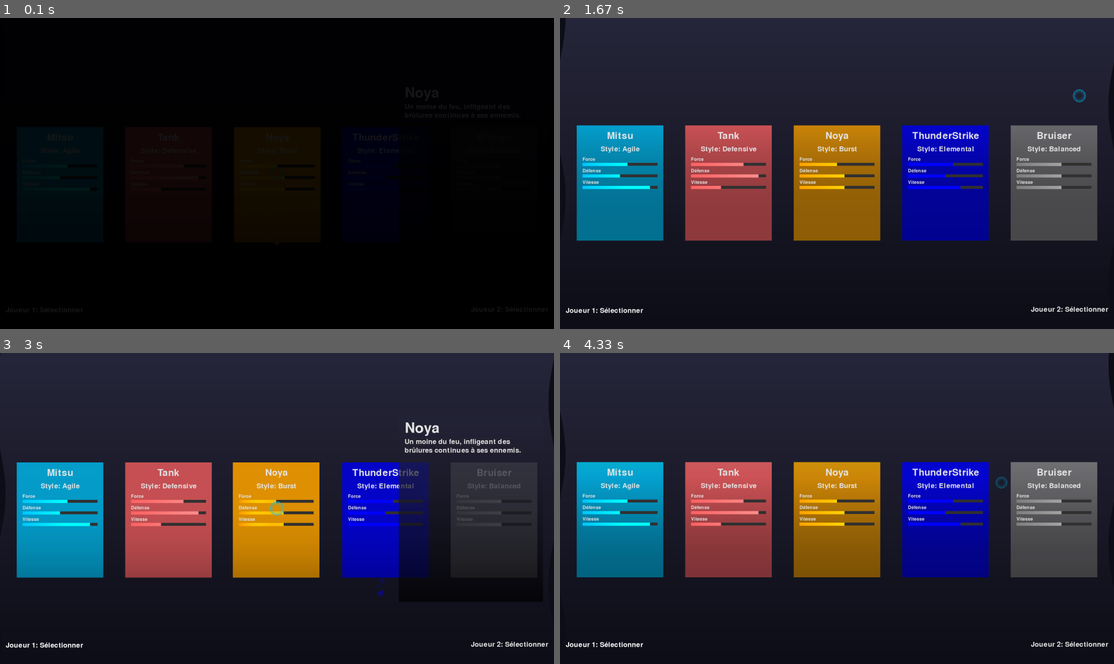
Above: before the commit, frames 1-4 (two rows, left to right).
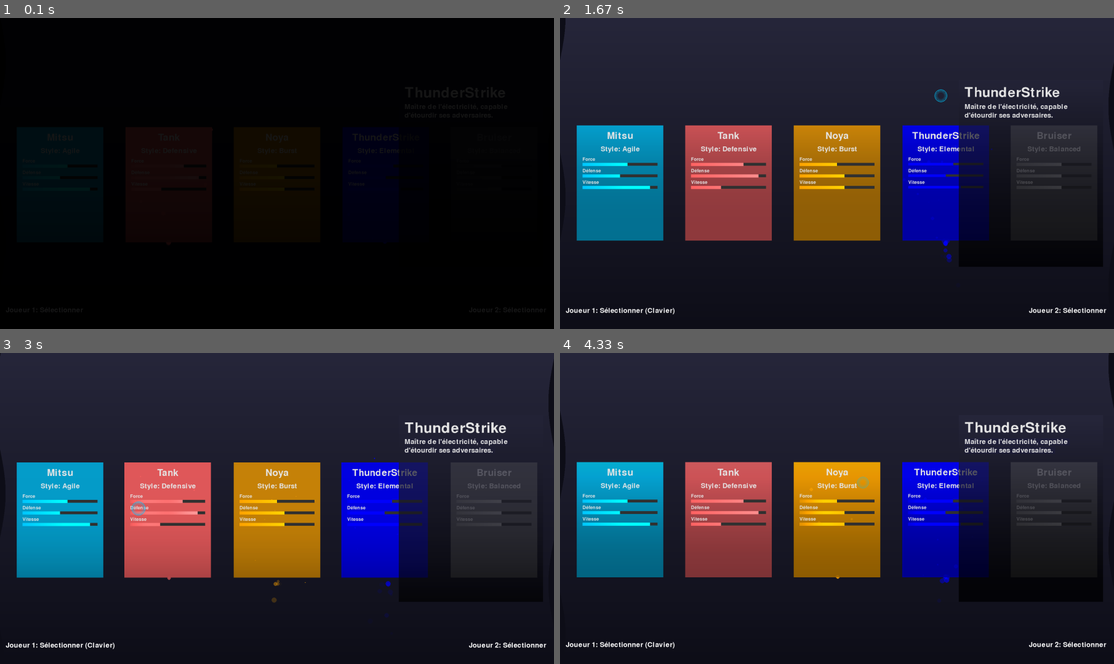
Above: after the commit, the same moments.

Repository: CarlosLeBg/pythfighter
Game: pygame game, started from src/core/selector.py
Two runs of this game, one before a commit and one after it. Both use one fixed random seed, a clock stepped at 60 frames per second and the inputs below.
Inputs:
- Up to frame 1 (0.1 s): no input
- Up to frame 2 (1.67 s): hold Right 0.33-0.8 s; hold Up 0.83-1.13 s; hold Right 1.17-1.63 s
- Up to frame 3 (3 s): hold Left 1.67-2.2 s; hold Down 2.23-2.53 s; hold Left 2.57-2.97 s
- Up to frame 4 (4.33 s): hold Up 3-3.37 s; hold Right 3.4-4.03 s; hold Down from 4.07 s (still down)

The runs differ from the first frame. In frame 2, 9.1% of the frame differs, in the area x 15-99%, y 22-96%; in frame 3, 7.6%; in frame 4, 10%.

Commit message:
Modif de Carlos

Diff:
--- a/src/core/main.py
+++ b/src/core/main.py
@@ -198,69 +198,53 @@
             messagebox.showerror("Erreur de lancement", f"Impossible de lancer le jeu:\n{str(e)}")
 
     def show_credits(self) -> None:
-        """Affiche les crédits avec navigation par manette."""
-        self.credit_button_pressed = False
-
+        """Affiche les crédits en version très simplifiée."""
         credits_window = tk.Toplevel(self.root)
         credits_window.title("Crédits")
         credits_window.attributes('-fullscreen', True)
         credits_window.configure(bg=self.COLORS['background'])
 
-        credits_text = self._get_credits_text()
+        # Conteneur principal
+        main_frame = tk.Frame(credits_window, bg=self.COLORS['background'])
+        main_frame.pack(fill=tk.BOTH, expand=True)
+
+        # Texte des crédits simple
         credits_label = tk.Label(
-            credits_window,
-            text=credits_text,
+            main_frame,
+            text=self._get_credits_text(),
             font=self.FONTS['credits'],
             bg=self.COLORS['background'],
             fg=self.COLORS['primary'],
             justify=tk.CENTER
         )
-        credits_label.place(relx=0.5, rely=0.5, anchor=tk.CENTER)
-
+        credits_label.pack(pady=50, expand=True)
+
+        # Instruction
         instruction = tk.Label(
             credits_window,
-            text="Appuyez sur Croix/A pour revenir",
+            text="Appuyez sur Échap ou Croix/A pour revenir",
             font=("Arial", 16),
             bg=self.COLORS['background'],
             fg=self.COLORS['text']
         )
-        instruction.place(x=20, y=20)
-
-        back_button = tk.Button(
-            credits_window,
-            text="Retour",
-            font=("Arial", 14),
-            bg=self.COLORS['secondary'],
-            fg=self.COLORS['text'],
-            command=credits_window.destroy
-        )
-        back_button.place(relx=0.5, rely=0.9, anchor=tk.CENTER)
-
-        def check_credits_controller():
+        instruction.pack(side=tk.BOTTOM, pady=20)
+
+        # Gestion des touches clavier
+        credits_window.bind("<Escape>", lambda e: credits_window.destroy())
+
+        # Vérification du contrôleur
+        def check_credits_input():
             if not credits_window.winfo_exists():
                 return
 
-            buttons, axes = self.controller_manager.get_primary_input()
-
-            # Navigation verticale
-            if axes and len(axes) > 1:
-                if axes[1] < -0.5:  # Haut
-                    credits_label.place_configure(rely=float(credits_label.place_info()['rely']) - 0.01)
-                elif axes[1] > 0.5:  # Bas
-                    credits_label.place_configure(rely=float(credits_label.place_info()['rely']) + 0.01)
-
-            # Fermeture par bouton
-            if buttons and len(buttons) > 0:
-                if buttons[0] and not self.credit_button_pressed:
-                    self.credit_button_pressed = True
-                    credits_window.destroy()
-                    return
-                elif not buttons[0]:
-                    self.credit_button_pressed = False
-
-            credits_window.after(100, check_credits_controller)
-
-        credits_window.after(100, check_credits_controller)
+            buttons, _ = self.controller_manager.get_primary_input()
+            if buttons and len(buttons) > 0 and buttons[0]:
+                credits_window.destroy()
+                return
+
+            credits_window.after(100, check_credits_input)
+
+        credits_window.after(100, check_credits_input)
 
     def _get_credits_text(self) -> str:
         """Retourne le texte des crédits."""
--- a/src/core/selector.py
+++ b/src/core/selector.py
@@ -168,8 +168,21 @@
         self.particles = EnhancedParticleSystem()
         self.selection_done = False
         self.selection_cooldown = 0
-        self.selection_cooldown_kb = 0
-        self.joystick_cursor_pos = [SCREEN_WIDTH // 2, SCREEN_HEIGHT // 2]
+
+        # Separate cursor positions for each player
+        self.cursor_positions = {
+            "player1": [SCREEN_WIDTH // 4, SCREEN_HEIGHT // 2],
+            "player2": [3 * SCREEN_WIDTH // 4, SCREEN_HEIGHT // 2]
+        }
+
+        # Input cooldowns to prevent multiple inputs
+        self.input_cooldowns = {
+            "keyboard_p1": 0,
+            "keyboard_p2": 0
+        }
+
+        # Map joysticks to players
+        self.joystick_player_map = {}
 
         # Sound effects
         self.hover_sound = self.resource_manager.assets["sounds"].get("hover")
@@ -180,6 +193,12 @@
         self.fade_speed = 5
         self.transition_surface = pygame.Surface((SCREEN_WIDTH, SCREEN_HEIGHT))
         self.transition_surface.fill((0, 0, 0))
+
+        # Track hovered characters for each player
+        self.player_hovered = {
+            "player1": None,
+            "player2": None
+        }
 
     def draw_gradient_background(self):
         for y in range(SCREEN_HEIGHT):
@@ -210,7 +229,18 @@
 
     def draw_character_card(self, name, data):
         card_rect = self.position_manager.card_positions[name]
-        hover = card_rect.collidepoint(self.joystick_cursor_pos)
+
+        # Check if card is hovered by either player
+        p1_hover = card_rect.collidepoint(self.cursor_positions["player1"])
+        p2_hover = card_rect.collidepoint(self.cursor_positions["player2"])
+
+        # Update player hovered states
+        if p1_hover:
+            self.player_hovered["player1"] = name
+        if p2_hover:
+            self.player_hovered["player2"] = name
+
+        hover = p1_hover or p2_hover
 
         y_offset = sin(self.animation_time * 3) * 5
         x_offset = 0
@@ -252,12 +282,18 @@
 
         self._draw_card_content(card_surface, data, hover)
 
-        if name in [self.selected['player1'], self.selected['player2']]:
-            glow_color = SETTINGS.PLAYER1_COLOR if name == self.selected['player1'] else SETTINGS.PLAYER2_COLOR
-            glow = self.create_card_glow(card_surface, glow_color, 10)
+        # Show selection glows for both players if selected
+        if name == self.selected['player1']:
+            glow = self.create_card_glow(card_surface, SETTINGS.PLAYER1_COLOR, 10)
             self.screen.blit(glow,
-                             (card_rect.x + x_offset - 10,
-                              card_rect.y + y_offset - 10))
+                            (card_rect.x + x_offset - 10,
+                             card_rect.y + y_offset - 10))
+
+        if name == self.selected['player2']:
+            glow = self.create_card_glow(card_surface, SETTINGS.PLAYER2_COLOR, 10)
+            self.screen.blit(glow,
+                            (card_rect.x + x_offset - 10,
+                             card_rect.y + y_offset - 10))
 
         self.screen.blit(card_surface,
                          (card_rect.x + x_offset, card_rect.y + y_offset))
@@ -361,17 +397,24 @@
 
     def draw_player_prompts(self):
         for player_num, player_type in [("1", "player1"), ("2", "player2")]:
-            is_current = self.current_player == player_type
+            is_current = not self.selected[player_type]  # Both players can select simultaneously
+
             text_color = list(TEXT_COLOR)
-
             if is_current:
                 pulse = abs(sin(self.animation_time * 4))
                 text_color = [min(255, c + 50 * pulse) for c in text_color]
 
+            # Show device info
+            device_info = ""
+            if self.player_devices[player_type] == "keyboard":
+                device_info = "(Clavier)" if player_num == "1" else "(WASD+Espace)"
+            elif self.player_devices[player_type] is not None and self.player_devices[player_type] != "keyboard":
+                device_info = "(Manette)"
+
             player_text = self.resource_manager.assets["fonts"]['normal'].render(
-                f"Joueur {player_num}: {self.selected[player_type]}"
+                f"Joueur {player_num}: {self.selected[player_type]} {device_info}"
                 if self.selected[player_type] else
-                f"Joueur {player_num}: Sélectionner",
+                f"Joueur {player_num}: Sélectionner {device_info}",
                 True, text_color
             )
 
@@ -382,27 +425,21 @@
             x_pos = 20 if player_num == "1" else SCREEN_WIDTH - player_text.get_width() - 20
             self.screen.blit(player_text, (x_pos, y_pos))
 
-    def handle_character_selection(self, char_name):
-        if self.current_player == "player1" and self.selected['player1'] is None:
-            self.selected['player1'] = char_name
+    def handle_character_selection(self, player, char_name, device_id):
+        if not self.selected[player]:
+            self.selected[player] = char_name
             pos = self.position_manager.card_positions[char_name].center
-            self.particles.create_explosion(pos, SETTINGS.PLAYER1_COLOR)
+            color = SETTINGS.PLAYER1_COLOR if player == "player1" else SETTINGS.PLAYER2_COLOR
+            self.particles.create_explosion(pos, color)
             if self.select_sound:
                 self.select_sound.play()
-        elif self.current_player == "player2" and self.selected['player2'] is None:
-            self.selected['player2'] = char_name
-            pos = self.position_manager.card_positions[char_name].center
-            self.particles.create_explosion(pos, SETTINGS.PLAYER2_COLOR)
-            if self.select_sound:
-                self.select_sound.play()
-
-        if self.selected['player1'] and self.selected['player2']:
-            self.selection_done = True
-
-        if self.current_player == "player1" and self.selected['player1']:
-            self.current_player = "player2"
-        elif self.current_player == "player2" and self.selected['player2']:
-            self.current_player = "player1"
+
+            # Store the device used for selection
+            self.player_devices[player] = device_id
+
+            # If both players have selected, we're done
+            if self.selected['player1'] and self.selected['player2']:
+                self.selection_done = True
 
     def handle_transition(self):
         if self.transition_alpha > 0:
@@ -413,7 +450,8 @@
     def run(self):
         clock = pygame.time.Clock()
         running = True
-        last_hover = None
+        last_hover_p1 = None
+        last_hover_p2 = None
 
         try:
             pygame.mixer.music.load("assets/sounds/character_select.mp3")
@@ -429,29 +467,43 @@
                 if event.type == pygame.QUIT:
                     running = False
                 elif event.type == pygame.JOYBUTTONDOWN:
-                    if event.button == 0:
+                    if event.button == 0:  # A button
                         joystick = pygame.joystick.Joystick(event.instance_id)
-                        if self.current_player == "player1":
-                            if self.player_devices["player1"] is None or self.player_devices["player1"] == joystick.get_instance_id():
-                                self.select_character(joystick.get_instance_id())
-                        elif self.current_player == "player2":
-                            if self.player_devices["player2"] is None or self.player_devices["player2"] == joystick.get_instance_id():
-                                self.select_character(joystick.get_instance_id())
-
-            current_hover = None
-            for char_name, char_rect in self.position_manager.card_positions.items():
-                if char_rect.collidepoint(self.joystick_cursor_pos):
-                    current_hover = char_name
-                    break
-
-            if current_hover != last_hover and self.hover_sound:
+                        joystick_id = joystick.get_instance_id()
+
+                        # If this joystick isn't mapped to a player yet
+                        if joystick_id not in self.joystick_player_map:
+                            # Assign to first available player
+                            if self.player_devices["player1"] is None:
+                                self.joystick_player_map[joystick_id] = "player1"
+                                self.player_devices["player1"] = joystick_id
+                            elif self.player_devices["player2"] is None:
+                                self.joystick_player_map[joystick_id] = "player2"
+                                self.player_devices["player2"] = joystick_id
+
+                        # Get which player this joystick is assigned to
+                        player = self.joystick_player_map.get(joystick_id)
+                        if player and not self.selected[player]:
+                            hovered_char = self.player_hovered[player]
+                            if hovered_char:
+                                self.handle_character_selection(player, hovered_char, joystick_id)
+
+            # Update hover state for each player
+            current_hover_p1 = self.player_hovered["player1"]
+            current_hover_p2 = self.player_hovered["player2"]
+
+            if current_hover_p1 != last_hover_p1 and self.hover_sound:
                 self.hover_sound.play()
-            last_hover = current_hover
-
-            if self.selection_cooldown > 0:
-                self.selection_cooldown -= 1
-            if self.selection_cooldown_kb > 0:
-                self.selection_cooldown_kb -= 1
+            if current_hover_p2 != last_hover_p2 and self.hover_sound:
+                self.hover_sound.play()
+
+            last_hover_p1 = current_hover_p1
+            last_hover_p2 = current_hover_p2
+
+            # Update cooldowns
+            for key in self.input_cooldowns:
+                if self.input_cooldowns[key] > 0:
+                    self.input_cooldowns[key] -= 1
 
             self.handle_input()
 
@@ -460,14 +512,19 @@
             self.particles.update()
             self.particles.draw(self.screen)
 
+            # Reset hovered characters
             self.hovered_character = None
+            self.player_hovered = {
+                "player1": None,
+                "player2": None
+            }
 
             for fighter_name, fighter in FIGHTERS.items():
                 self.draw_character_card(fighter_name, fighter)
 
             self.draw_detail_panel()
             self.draw_player_prompts()
-            self.draw_cursor()
+            self.draw_cursors()
             self.handle_transition()
 
             if self.selection_done:
@@ -488,82 +545,106 @@
         keys = pygame.key.get_pressed()
         cursor_speed = 15
 
-        if self.current_player == "player1" and (self.player_devices["player1"] is None or self.player_devices["player1"] == "keyboard"):
+        # Player 1 keyboard controls
+        if not self.selected["player1"] and (self.player_devices["player1"] is None or self.player_devices["player1"] == "keyboard"):
+            moved = False
             if keys[pygame.K_LEFT]:
-                self.joystick_cursor_pos[0] -= cursor_speed
+                self.cursor_positions["player1"][0] -= cursor_speed
+                moved = True
             if keys[pygame.K_RIGHT]:
-                self.joystick_cursor_pos[0] += cursor_speed
+                self.cursor_positions["player1"][0] += cursor_speed
+                moved = True
             if keys[pygame.K_UP]:
-                self.joystick_cursor_pos[1] -= cursor_speed
+                self.cursor_positions["player1"][1] -= cursor_speed
+                moved = True
             if keys[pygame.K_DOWN]:
-                self.joystick_cursor_pos[1] += cursor_speed
-            if keys[pygame.K_RETURN] and self.selection_cooldown_kb <= 0:
-                self.select_character("keyboard")
-                self.selection_cooldown_kb = 30
-
-        if self.current_player == "player2" and (self.player_devices["player2"] is None or self.player_devices["player2"] == "keyboard"):
+                self.cursor_positions["player1"][1] += cursor_speed
+                moved = True
+
+            if moved and self.player_devices["player1"] is None:
+                self.player_devices["player1"] = "keyboard"
+
+            if keys[pygame.K_RETURN] and self.input_cooldowns["keyboard_p1"] <= 0:
+                self.input_cooldowns["keyboard_p1"] = 15
+                hovered_char = self.player_hovered["player1"]
+                if hovered_char:
+                    self.handle_character_selection("player1", hovered_char, "keyboard")
+
+        # Player 2 keyboard controls
+        if not self.selected["player2"] and (self.player_devices["player2"] is None or self.player_devices["player2"] == "keyboard"):
+            moved = False
             if keys[pygame.K_a]:
-                self.joystick_cursor_pos[0] -= cursor_speed
+                self.cursor_positions["player2"][0] -= cursor_speed
+                moved = True
             if keys[pygame.K_d]:
-                self.joystick_cursor_pos[0] += cursor_speed
+                self.cursor_positions["player2"][0] += cursor_speed
+                moved = True
             if keys[pygame.K_w]:
-                self.joystick_cursor_pos[1] -= cursor_speed
+                self.cursor_positions["player2"][1] -= cursor_speed
+                moved = True
             if keys[pygame.K_s]:
-                self.joystick_cursor_pos[1] += cursor_speed
-            if keys[pygame.K_SPACE] and self.selection_cooldown_kb <= 0:
-                self.select_character("keyboard")
-                self.selection_cooldown_kb = 30
-
+                self.cursor_positions["player2"][1] += cursor_speed
+                moved = True
+
+            if moved and self.player_devices["player2"] is None:
+                self.player_devices["player2"] = "keyboard"
+
+            if keys[pygame.K_SPACE] and self.input_cooldowns["keyboard_p2"] <= 0:
+                self.input_cooldowns["keyboard_p2"] = 15
+                hovered_char = self.player_hovered["player2"]
+                if hovered_char:
+                    self.handle_character_selection("player2", hovered_char, "keyboard")
+
+        # Handle joystick input
+        deadzone = 0.2
         for joystick in self.joysticks:
-            deadzone = 0.2
+            joystick_id = joystick.get_instance_id()
             x_axis = joystick.get_axis(0)
             y_axis = joystick.get_axis(1)
 
             if abs(x_axis) > deadzone or abs(y_axis) > deadzone:
-                if self.current_player == "player1" and (self.player_devices["player1"] is None or
-                                                       self.player_devices["player1"] == joystick.get_instance_id()):
-                    self.joystick_cursor_pos[0] += int(x_axis * cursor_speed)
-                    self.joystick_cursor_pos[1] += int(y_axis * cursor_speed)
-                    self.player_devices["player1"] = joystick.get_instance_id()
-                elif self.current_player == "player2" and (self.player_devices["player2"] is None or
-                                                         self.player_devices["player2"] == joystick.get_instance_id()):
-                    self.joystick_cursor_pos[0] += int(x_axis * cursor_speed)
-                    self.joystick_cursor_pos[1] += int(y_axis * cursor_speed)
-                    self.player_devices["player2"] = joystick.get_instance_id()
-
-        self.joystick_cursor_pos[0] = max(0, min(SCREEN_WIDTH, self.joystick_cursor_pos[0]))
-        self.joystick_cursor_pos[1] = max(0, min(SCREEN_HEIGHT, self.joystick_cursor_pos[1]))
-
-    def select_character(self, device_id):
-        if self.selection_cooldown > 0:
-            return
-
-        for char_name, char_rect in self.position_manager.card_positions.items():
-            if char_rect.collidepoint(self.joystick_cursor_pos):
-                self.handle_character_selection(char_name)
-                self.player_devices[self.current_player] = device_id
-                self.selection_cooldown = 30
-                break
-
-    def draw_cursor(self):
-        player_color = SETTINGS.PLAYER1_COLOR if self.current_player == "player1" else SETTINGS.PLAYER2_COLOR
-        time_pulse = abs(sin(self.animation_time * 8)) * 0.5 + 0.5
-        size = 15 + int(time_pulse * 10)
-
-        for i in range(3):
-            scaled_size = size - (i * 4)
-            if scaled_size <= 0:
-                continue
-
-            alpha = int(255 * (1 - i / 3) * time_pulse)
-            color = (*player_color, alpha)
-
-            cursor_surface = pygame.Surface((scaled_size * 2, scaled_size * 2), pygame.SRCALPHA)
-            pygame.draw.circle(cursor_surface, color, (scaled_size, scaled_size), scaled_size, 2)
-
-            self.screen.blit(cursor_surface,
-                             (self.joystick_cursor_pos[0] - scaled_size,
-                              self.joystick_cursor_pos[1] - scaled_size))
+                # Determine which player this joystick controls
+                if joystick_id not in self.joystick_player_map:
+                    # Assign to first available player
+                    if self.player_devices["player1"] is None:
+                        self.joystick_player_map[joystick_id] = "player1"
+                        self.player_devices["player1"] = joystick_id
+                    elif self.player_devices["player2"] is None:
+                        self.joystick_player_map[joystick_id] = "player2"
+                        self.player_devices["player2"] = joystick_id
+
+                player = self.joystick_player_map.get(joystick_id)
+                if player and not self.selected[player]:
+                    self.cursor_positions[player][0] += int(x_axis * cursor_speed)
+                    self.cursor_positions[player][1] += int(y_axis * cursor_speed)
+
+        # Ensure cursors stay within bounds
+        for player in ["player1", "player2"]:
+            self.cursor_positions[player][0] = max(0, min(SCREEN_WIDTH, self.cursor_positions[player][0]))
+            self.cursor_positions[player][1] = max(0, min(SCREEN_HEIGHT, self.cursor_positions[player][1]))
+
+    def draw_cursors(self):
+        # Draw both player cursors if they're active
+        for player, position in self.cursor_positions.items():
+            if not self.selected[player] and self.player_devices[player] is not None:
+                player_color = SETTINGS.PLAYER1_COLOR if player == "player1" else SETTINGS.PLAYER2_COLOR
+                time_pulse = abs(sin(self.animation_time * 8)) * 0.5 + 0.5
+                size = 15 + int(time_pulse * 10)
+
+                for i in range(3):
+                    scaled_size = size - (i * 4)
+                    if scaled_size <= 0:
+                        continue
+
+                    alpha = int(255 * (1 - i / 3) * time_pulse)
+                    color = (*player_color, alpha)
+
+                    cursor_surface = pygame.Surface((scaled_size * 2, scaled_size * 2), pygame.SRCALPHA)
+                    pygame.draw.circle(cursor_surface, color, (scaled_size, scaled_size), scaled_size, 2)
+
+                    self.screen.blit(cursor_surface,
+                                    (position[0] - scaled_size,
+                                     position[1] - scaled_size))
 
     def show_versus_screen(self):
         vs_surface = pygame.Surface((SCREEN_WIDTH, SCREEN_HEIGHT))
Not shown, added: LANCER JEU.lnk
